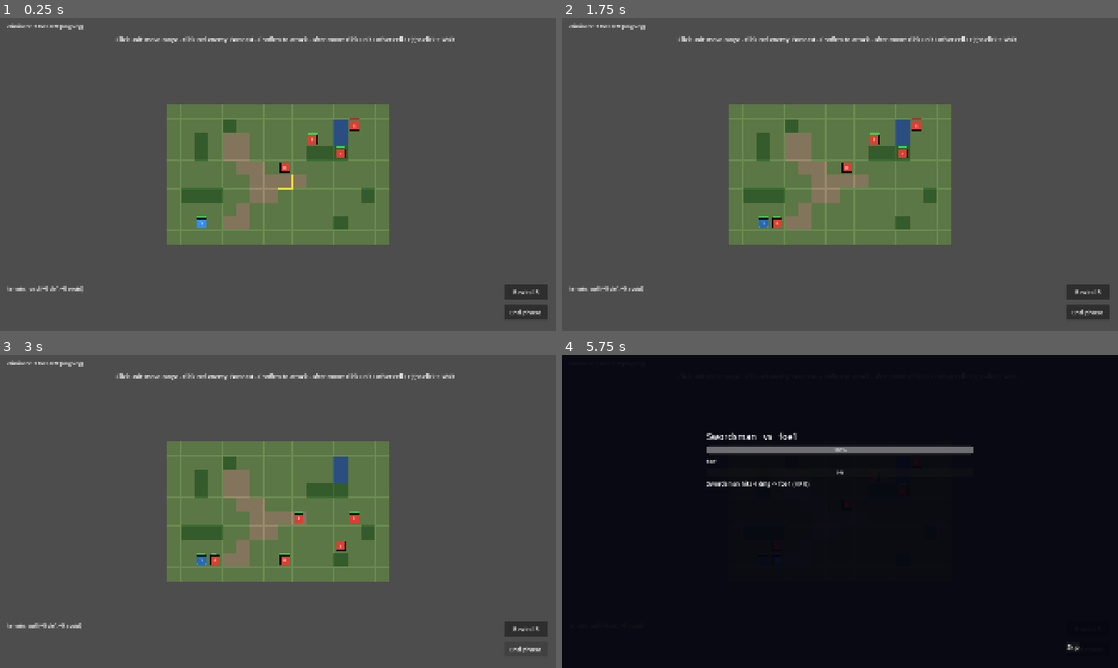
Above: before the commit, frames 1-4 (two rows, left to right).
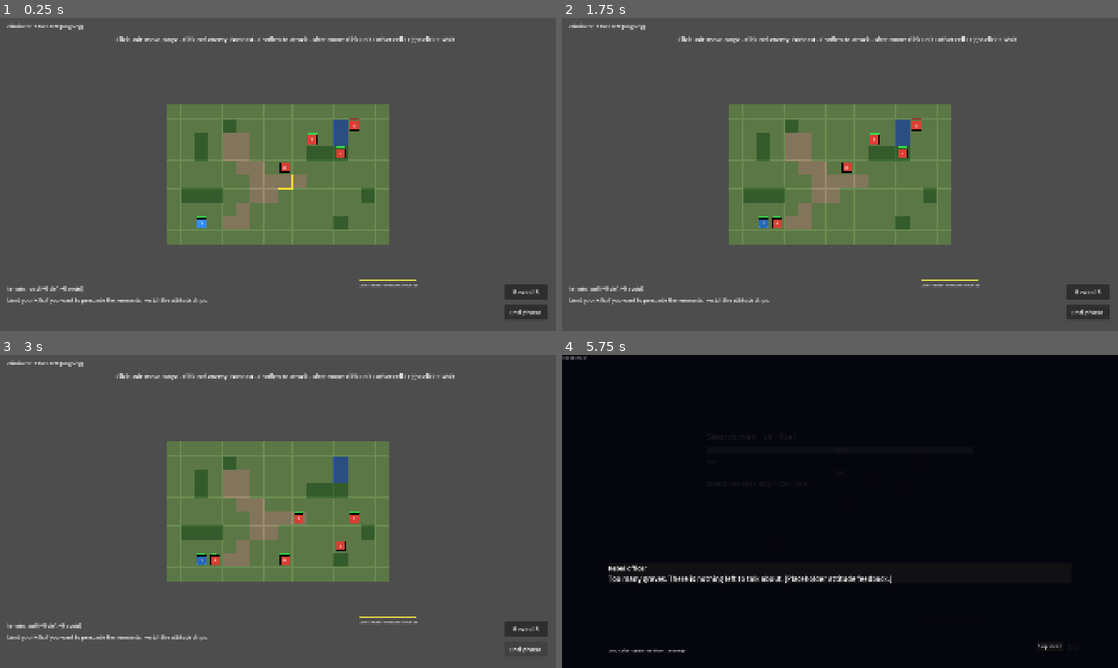
Above: after the commit, the same moments.

Repository: namtit2932k/project-x
Game: Godot game, scene res://tests/run_tests.tscn
Same seed, same stepped clock (60 frames per second), same inputs: the game is played once before the commit and once after it. This scene is started directly instead of the project's main scene.
Inputs:
- Up to frame 1 (0.25 s): no input
- Up to frame 2 (1.75 s): click "Rewind 5" at 0.5 s; click "Skip" at 1.25 s
- Up to frame 3 (3 s): click "End phase" at 2 s; click "End phase" at 2.75 s
- Up to frame 4 (5.75 s): click "Rewind 5" at 3.5 s; click "Rewind 4" at 4.25 s; click "Rewind 3" at 5 s

The runs differ from the first frame. In frame 1, 0.4% of the frame differs, in the area x 1-76%, y 83-92%; in frame 2, 0.4%; in frame 3, 0.4%; in frame 4, 2.5%, in the area x 0-94%, y 0-96%.

Commit message:
feat(reconcile): attitude chips HUD, prep/battle warning and transition feedback dialogues
Generated with Codebuff 🤖
Co-Authored-By: Codebuff <noreply@codebuff.com>

Diff:
--- /dev/null
+++ b/data/dialogues/dlg_rebel_feedback_lost.tres
@@ -0,0 +1,12 @@
+[gd_resource type="Resource" script_class="DialogueData" load_steps=2 format=3]
+
+[ext_resource type="Script" path="res://data/dialogues/dialogue_data.gd" id="1"]
+
+[resource]
+script = ExtResource("1")
+id = "dlg_rebel_feedback_lost"
+display_name = "Rebel attitude: lost"
+lines = Array[Dictionary]([{
+"speaker": "Rebel officer",
+"text": "Too many graves. There is nothing left to talk about. [Placeholder attitude feedback.]",
+}])
--- /dev/null
+++ b/data/dialogues/dlg_rebel_feedback_neutral.tres
@@ -0,0 +1,12 @@
+[gd_resource type="Resource" script_class="DialogueData" load_steps=2 format=3]
+
+[ext_resource type="Script" path="res://data/dialogues/dialogue_data.gd" id="1"]
+
+[resource]
+script = ExtResource("1")
+id = "dlg_rebel_feedback_neutral"
+display_name = "Rebel attitude: neutral"
+lines = Array[Dictionary]([{
+"speaker": "Rebel officer",
+"text": "Blood on your hands already... but we are still listening. Keep the field quiet if the peace talks matter. [Placeholder attitude feedback.]",
+}])
--- a/data/factions/faction_data.gd
+++ b/data/factions/faction_data.gd
@@ -15,3 +15,7 @@
 }
 ## UI attitude color per reconcile progress: safe / neutral / lost.
 @export var attitude_colors: Dictionary = {"safe": Color(0.3, 0.8, 0.4), "neutral": Color(0.9, 0.85, 0.3), "lost": Color(0.85, 0.3, 0.3)}
+## Optional attitude-transition dialogue ids (N10): {"neutral": dialogue_id, "lost":
+## dialogue_id}. The battle HUD plays the matching dialogue when the attitude chip flips
+## into that state; rewind back also fires it (display follows the restored state).
+@export var feedback: Dictionary = {}
--- a/data/factions/faction_rebel_ch01.tres
+++ b/data/factions/faction_rebel_ch01.tres
@@ -14,3 +14,7 @@
 "unit_rebel_commander": "spared_commander",
 },
 }
+feedback = {
+"neutral": "dlg_rebel_feedback_neutral",
+"lost": "dlg_rebel_feedback_lost",
+}
--- a/src/battle/battle_director.gd
+++ b/src/battle/battle_director.gd
@@ -196,6 +196,9 @@
 	if rewind_budget > 0:
 		rewind_uses_left -= 1
 	_on_state_changed()
+	# Rewind can flip an attitude chip back (N10): the HUD listens on this signal, and the
+	# restored reconcile_state is already in place by now.
+	EventBus.reconcile_state_changed.emit()
 	return true
 
 
--- a/src/scenes/battle/battle_scene.gd
+++ b/src/scenes/battle/battle_scene.gd
@@ -28,6 +28,9 @@
 var _end_turn_button: Button
 var _skip_btn_: Button = null
 var _combat_skip: bool = false
+var _reconcile_chip_box: HBoxContainer = null   # N10: one attitude chip per remnant faction
+var _reconcile_notice: Label = null             # N10: "limit kills" warning at battle start
+var _reconcile_attitudes: Dictionary = {}       # faction_id -> last attitude (transition detect)
 
 
 func setup(p_director: BattleDirector) -> void:
@@ -41,8 +44,10 @@
 	_build_ui()
 	EventBus.combat_resolved.connect(_on_combat_resolved)
 	EventBus.objectives_changed.connect(func(_progress: Array) -> void: _update_objective_label())
+	EventBus.reconcile_state_changed.connect(_refresh_reconcile_hud)
 	director.emit_objectives()
 	map_view.queue_redraw()
+	_build_reconcile_hud()
 
 
 func _build_ui() -> void:
@@ -619,3 +624,67 @@
 		for t in active_targets:
 			targets[active_targets[t]] = true
 	map_view.set_overlays(move_cells, attacks, targets)
+
+
+# ------------------------------------------------------------------ N10 reconcile HUD
+
+## One colored chip per remnant faction (from reconcile_state keys), driven by
+## ReconcileSystem.attitude(); plus the battle-start warning (no threshold leak).
+func _build_reconcile_hud() -> void:
+	var factions: Array = director.state.reconcile_state.keys()
+	if factions.is_empty():
+		return
+	_reconcile_notice = UIBuilder.label(_ui_root(),
+		"Limit your kills if you want to persuade the remnants - watch the attitude chips.", 18)
+	_reconcile_notice.position = Vector2(24, 960)
+	_reconcile_notice.size = Vector2(1500, 40)
+	_reconcile_chip_box = HBoxContainer.new()
+	_reconcile_chip_box.add_theme_constant_override("separation", 14)
+	_reconcile_chip_box.position = Vector2(1240, 900)
+	_reconcile_chip_box.size = Vector2(660, 44)
+	_ui_root().add_child(_reconcile_chip_box)
+	_refresh_reconcile_hud()
+
+
+func _attitude_word(attack: String) -> String:
+	match attack:
+		"safe": return "Safe"
+		"lost": return "Lost"
+		_: return "Neutral"
+
+
+func _refresh_reconcile_hud() -> void:
+	if _reconcile_chip_box == null:
+		return
+	for c in _reconcile_chip_box.get_children():
+		c.queue_free()
+	for faction_id in director.state.reconcile_state:
+		var f := DataRegistry.get_faction(String(faction_id))
+		var att := ReconcileSystem.attitude(director.state, String(faction_id))
+		var chip := VBoxContainer.new()
+		chip.add_theme_constant_override("separation", 2)
+		_reconcile_chip_box.add_child(chip)
+		var swatch := ColorRect.new()
+		swatch.custom_minimum_size = Vector2(200, 10)
+		swatch.color = f.attitude_colors.get(att, Color.WHITE) if f != null else Color.WHITE
+		chip.add_child(swatch)
+		var text := "%s: %s" % [f.display_name if f != null else String(faction_id), _attitude_word(att)]
+		var lbl := UIBuilder.label(chip, text, 14)
+		lbl.size = Vector2(200, 22)
+		# Feedback dialogue when the attitude FLIPS into a state (rewind flips count too, N10).
+		var previous: String = String(_reconcile_attitudes.get(String(faction_id), ""))
+		if previous != "" and previous != att and f != null and not f.feedback.is_empty():
+			var dlg_id: Variant = f.feedback.get(att, "")
+			if String(dlg_id) != "":
+				_play_feedback_dialogue(String(dlg_id))
+		_reconcile_attitudes[String(faction_id)] = att
+
+
+func _play_feedback_dialogue(dialogue_id: String) -> void:
+	var dlg := DataRegistry.get_dialogue(dialogue_id)
+	if dlg == null:
+		push_warning("BattleScene: missing reconcile feedback dialogue %s" % dialogue_id)
+		return
+	var layer := _forecast_layer()   # above the map, below nothing critical
+	var player := DialoguePlayer.build(dlg)
+	layer.add_child(player)
--- a/src/scenes/prep/prep_scene.gd
+++ b/src/scenes/prep/prep_scene.gd
@@ -37,6 +37,21 @@
 	UIBuilder.label(obj_box, "Fail: protagonist down = game over.", 16)
 	if int(map.turn_limit) > 0:
 		UIBuilder.label(obj_box, "Turn limit: %d" % int(map.turn_limit), 16)
+	# N10: when the map carries a remnant faction, warn about kills without the hidden number.
+	var remnant_found := false
+	var placements: Array = []
+	placements.append_array(map.enemy_placements)
+	placements.append_array(map.npc_placements)
+	for p in placements:
+		var ud := DataRegistry.get_unit(String(p.unit_id))
+		if ud == null:
+			continue
+		var fid := String(p.get("faction_override", "")) if String(p.get("faction_override", "")) != "" else String(ud.faction_id)
+		var fac := DataRegistry.get_faction(fid)
+		if fac != null and String(fac.remnant_id) != "":
+			remnant_found = true
+	if remnant_found:
+		UIBuilder.label(obj_box, "Note: limit your kills if you want to persuade the remnants.", 16)
 
 	# Deploy roster panel.
 	var list_panel := UIBuilder.panel(self, 600, 130, 760, 500)
--- a/tests/run_tests.gd
+++ b/tests/run_tests.gd
@@ -34,6 +34,7 @@
 	await test_second_target_damage()
 	await test_second_target_via_clicks()
 	await test_capture_zones_contested()
+	await test_reconcile_hud()
 	print("\n%d checks, %d failures" % [checks, failures])
 	get_tree().quit(1 if failures > 0 else 0)
 
@@ -560,6 +561,66 @@
 	assert_true(not reach_enemy.has(Vector2i(0, 0)), "movement: mover passes; enemy range blocked by walls")
 
 
+func test_reconcile_hud() -> void:
+	## N10: chip per remnant faction, attitude flips on kills, feedback dialogue plays
+	## on the transition, and rewind displays the restored attitude again.
+	GameState.new_game()
+	GameState.build_roster()
+	var main: Node = load("res://src/scenes/main/main.gd").new()
+	add_child(main)
+	var chapter := GameState.current_chapter()
+	var map := DataRegistry.get_map(String(chapter.map_id))
+	var director := BattleDirector.new()
+	director.setup(map, {"unit_swordsman": map.deploy_cells[0]}, "normal")
+	var battle := BattleScene.new()
+	battle.setup(director)
+	main._swap_to(battle)
+	await get_tree().process_frame
+	assert_true(battle._reconcile_chip_box != null and battle._reconcile_chip_box.get_child_count() == 1, "reconcile: one chip for the remnant faction")
+	assert_true(battle._reconcile_notice != null and battle._reconcile_notice.visible, "reconcile: battle-start limit-kills warning shown")
+	var chip: VBoxContainer = battle._reconcile_chip_box.get_child(0)
+	assert_true((chip.get_child(1) as Label).text.contains("Neutral"), "reconcile: chip starts Neutral (event not yet recorded, kills 0 is neutral per attitude() rules)")
+	# Kill a rebel unit: the chip flips to Lost and its feedback dialogue appears
+	# (transitions read the FactionData.feedback ids).
+	var commander: UnitState = director.state.units["unit_rebel_commander"]
+	var hero: UnitState = director.state.units["unit_swordsman"]
+	commander.hp = 1
+	commander.defense = 0     # deterministic kill for the chip test
+	commander.pos = hero.pos + Vector2i(1, 0)
+	director.commit("attack", {"unit_id": hero.id, "target_id": commander.id})
+	await get_tree().process_frame   # chip children are queue_free'd: one frame to settle
+	chip = battle._reconcile_chip_box.get_child(0)
+	assert_true((chip.get_child(1) as Label).text.contains("Lost"), "reconcile: kill flips the chip to Lost")
+	var feedback_seen := [false]
+	for child in battle.get_children():
+		if child is CanvasLayer:
+			for c in child.get_children():
+				if c is DialoguePlayer:
+					feedback_seen[0] = true
+	assert_true(feedback_seen[0], "reconcile: feedback dialogue played on the attitude transition")
+	# Rewind: the attitude is restored and the chip must show it again (display follows state).
+	battle._on_rewind()
+	await get_tree().process_frame   # rewind refreshes the HUD on a future-resolved signal
+	chip = battle._reconcile_chip_box.get_child(0)
+	assert_true((chip.get_child(1) as Label).text.contains("Neutral"), "reconcile: rewind restores the pre-kill chip")
+	main.queue_free()
+
+	# PrepScreen carries the same warning when the map has a remnant faction (T12 detail).
+	var prep := PrepScene.build(chapter)
+	add_child(prep)
+	await get_tree().process_frame
+	var found := [false]
+	for label_child in prep.get_children():
+		if label_child is PanelContainer:
+			for line in label_child.get_children():
+				if line is VBoxContainer:
+					for text_node in line.get_children():
+						if text_node is Label and String(text_node.text).find("persuade the remnants") >= 0:
+							found[0] = true
+	assert_true(found[0], "reconcile: prep screen shows the limit-kills note")
+	prep.free()
+
+
 func test_capture_zones_contested() -> void:
 	## N09: hold over the ENEMY phase too (enemy_phase_ended), multiple zones, and the
 	## contested rule: an enemy standing inside a zone resets the streak.
